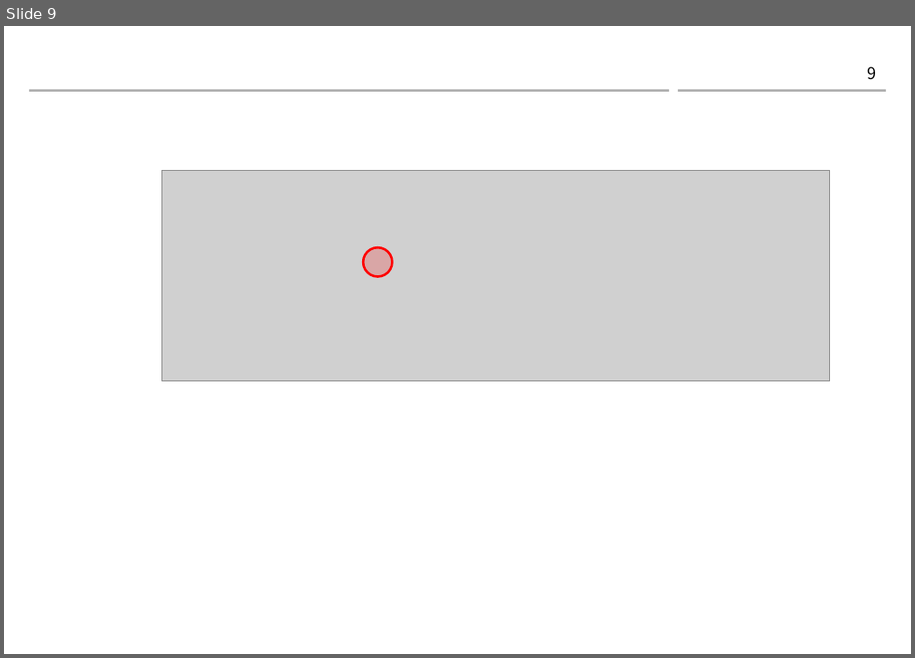
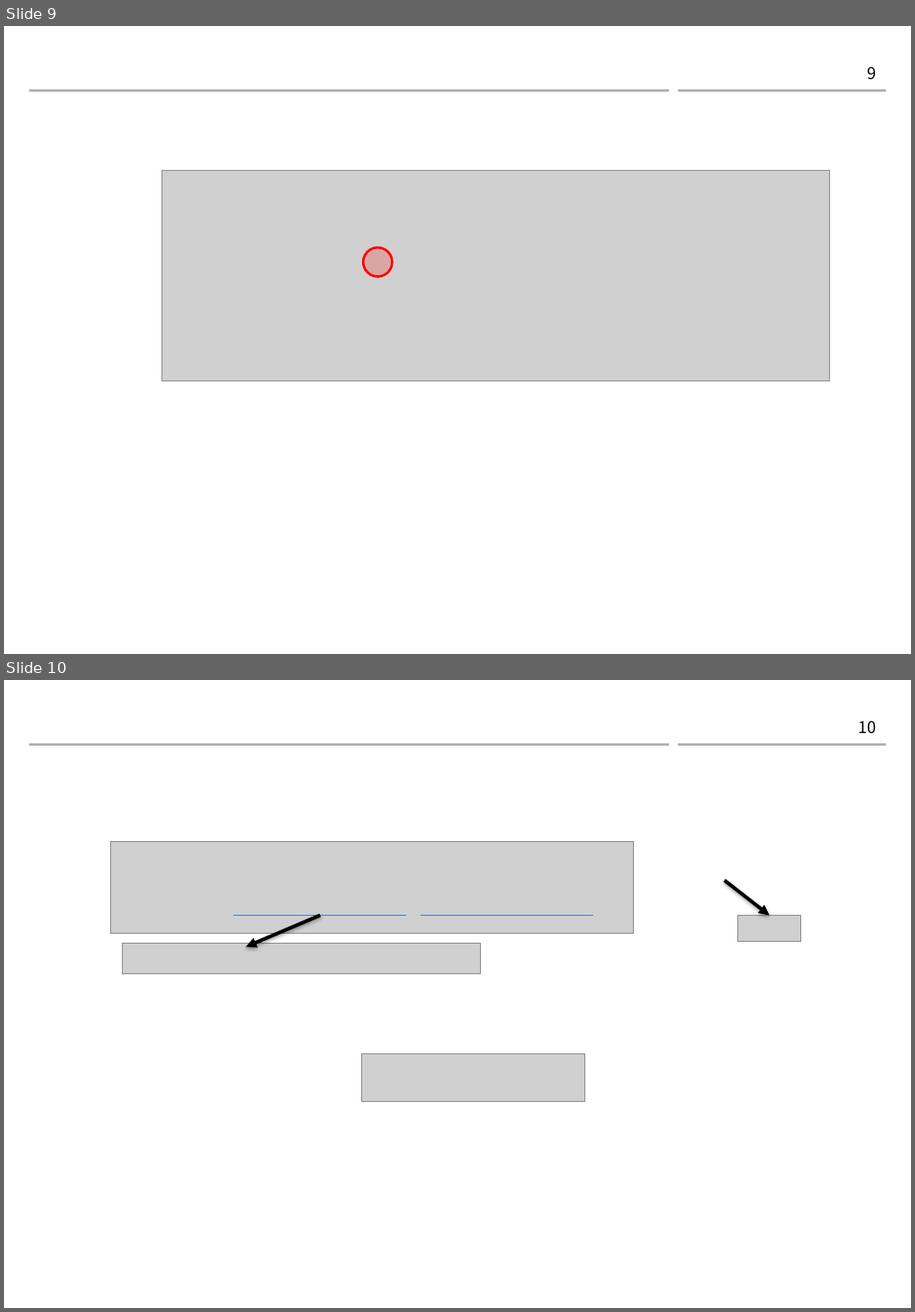
Before and after one commit to gaussian37/gaussian37.github.io, a slide deck: assets/img/autodrive/ose/bayes_filter/bayes_filter.pptx. Shown one above the other, each under a label of ours: slide 9 before the commit, slides 9 and 10 after it. The pictures are 915x658 and 915x1312 pixels, drawn with LibreOffice and Linux fonts; fonts in the diff are those of the drawing; grey boxes stand for pictures; background and template pictures are left out. Boxes give left, top, right and bottom in pixels: in the first picture for what was removed or moved away, otherwise in the second. Text is boxed around its words. In the diff, an @@ line names an element or a change of style, - is before the commit and + after.

```diff
--- a/assets/img/autodrive/ose/bayes_filter/bayes_filter.pptx
+++ b/assets/img/autodrive/ose/bayes_filter/bayes_filter.pptx
@@ slide 10 added at (x1=4, y1=680, x2=911, y2=1308), background #FFFFFF; not listed: 2 template elements that a slide beside it also shows @@
@@ page number added at (x1=858, y1=720, x2=876, y2=733), 14 pt, text #000000 @@
+10
@@ picture added at (x1=110, y1=842, x2=634, y2=934) @@
@@ arrow added from (725, 880) to (770, 916), #000000 3 pt @@
@@ line added from (234, 916) to (407, 916), #4B7EBC 0.75 pt @@
@@ arrow added from (321, 916) to (246, 947), #000000 3 pt @@
@@ line added from (421, 916) to (594, 916), #4B7EBC 0.75 pt @@
@@ picture added at (x1=738, y1=916, x2=801, y2=941) @@
@@ picture added at (x1=122, y1=943, x2=481, y2=974) @@
@@ picture added at (x1=361, y1=1054, x2=586, y2=1101) @@
```
Also in this commit, not shown: 5 other files.
